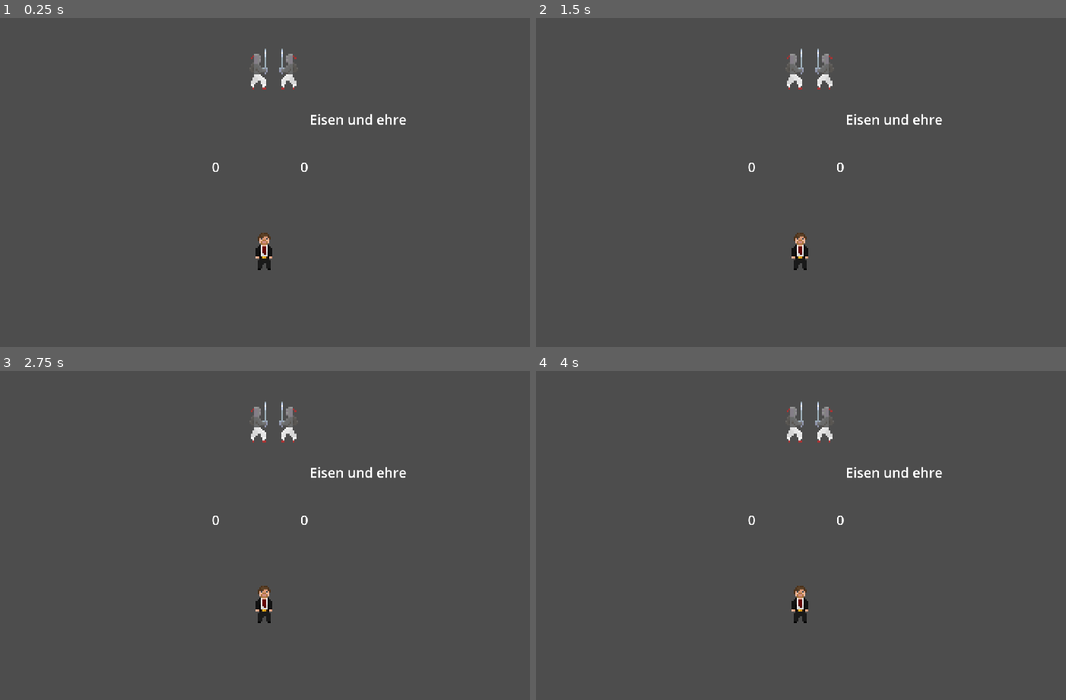
Above: before the commit, frames 1-4 (two rows, left to right).
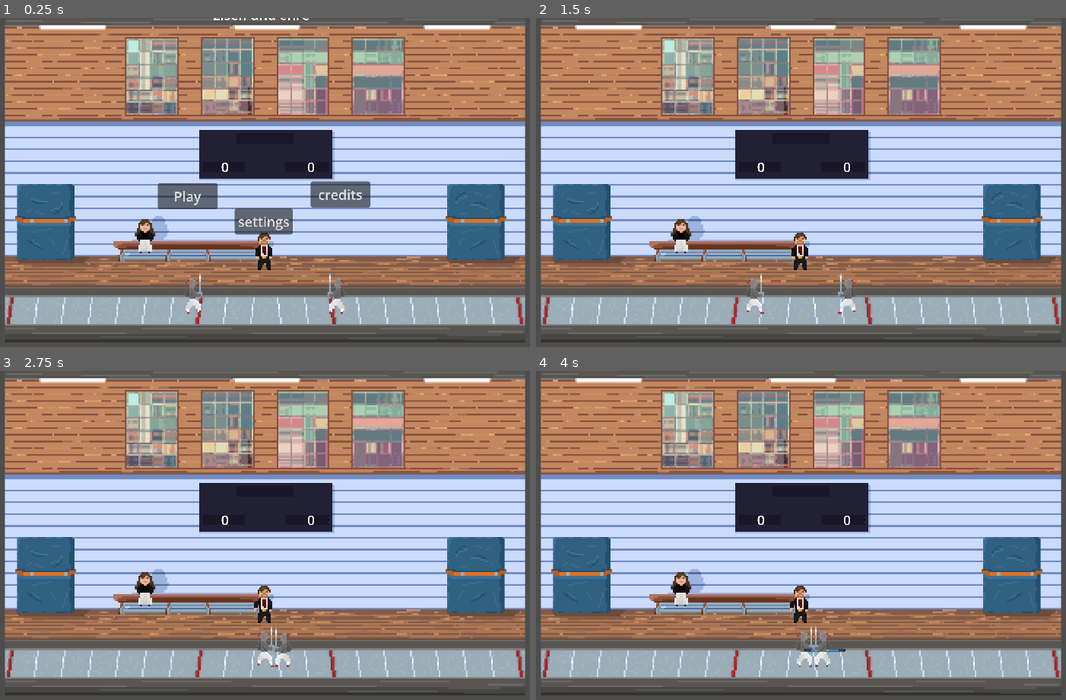
Above: after the commit, the same moments.

Repository: erikdervik/eisen-und-ehre
Game: Godot game, scene res://game.tscn
Two runs of this game, one before a commit and one after it. Both use one fixed random seed, a clock stepped at 60 frames per second and the inputs below. The engine's default icon, where the game draws it, is replaced by a stand-in: a white triangle on a blue panel in a dark square.
Inputs (mouse positions are in pixels of both pictures, inside the frame that each line leads up to):
- Up to frame 1 (0.25 s): no input
- Up to frame 2 (1.5 s): click (721, 195) at 0.5 s, where only the run after the commit has a clickable "Play"; tap Enter at 1.25 s; hold D (p1_right) from 1.28 s (still down); hold Left (p2_left) from 1.28 s (still down)
- Up to frame 3 (2.75 s): keep holding D (p1_right); release Left (p2_left) at 2.03 s; tap Right (p2_right) at 2.1 s
- Up to frame 4 (4 s): tap Space at 2.75 s; release D (p1_right) at 2.78 s; hold A (p1_left) 2.78-3.53 s; hold Left (p2_left) 2.78-3.53 s; hold D (p1_right) from 3.53 s (still down); tap Right (p2_right) at 3.6 s

The runs differ from the first frame. In frame 1, 89% of the frame differs, in the area x 0-100%, y 0-99%; in frame 2, 89%; in frame 3, 89%; in frame 4, 89%.

Commit message:
startpos, background, animation
der hintergrund wurde angepasst und die die startposition der beiden fechter sind genau auf perfekter position
animation für die parade hinzugefügt

Diff:
--- a/fechter.gd
+++ b/fechter.gd
@@ -55,7 +55,7 @@
 		hitTime = 0.0
 
 	lungeVelocity = lungeVelocity - (delta * 600+PI) if lungeVelocity != 0.0 else 0.0
-	lungeVelocity = 0.0 if lungeVelocity < -100 else lungeVelocity
+	lungeVelocity = 0.0 if lungeVelocity < -20 else lungeVelocity
 
 	velocity.x = direction * lungeVelocity if lungeVelocity != 0.0 else velocity.x
 
@@ -93,16 +93,16 @@
 			hitTime = 0.3
 			state = "LUNGE"
 			velocity = Vector2.ZERO
-			lungeVelocity = 300 + 1000 * groundPoundTime
+			lungeVelocity = 300 + 50 * groundPoundTime
 			lungeTime = 0.85
 			$AnimatedSprite2D.play("lunge")
 			emit_signal("action",player,"lunge") # loose priority after lunge is finished
 
 		if Input.is_action_just_pressed(player + "_parry") and state in CAN_PARRY and parryTime < -2:
 			state = "PARRY"
-			parryTime = 0.5
-			parriesTimer = 2.0
-			$AnimatedSprite2D.play("idle")
+			parryTime = 1
+			parriesTimer = 1.5
+			$AnimatedSprite2D.play("parade")
 
 
 
--- a/game.gd
+++ b/game.gd
@@ -29,8 +29,8 @@
 var hasHit = {"p1":false,"p2":false}
 var scores = {"p1":0,"p2":0, "simultan" : 0}
 var winner
-var startpos1 = Vector2(-200,300)
-var startpos2 = Vector2(200,300)
+var startpos1 = Vector2(-72,300)
+var startpos2 = Vector2(72,300)
 
 func _on_hit(p, parries):
 	if parries == false:
@@ -71,6 +71,8 @@
 	p2.player = "p2"
 	add_child(p2)
 	p2.action.connect(_player_action)
+	p1.position = startpos1
+	p2.position = startpos2
 
 func modifyScoreboard(win):
 	scores[win] += 1
--- a/game.tscn
+++ b/game.tscn
@@ -36,6 +36,7 @@
 [ext_resource type="AudioStream" uid="uid://gocsqvuuw7tm" path="res://assets/sounds/parry/parry-14.mp3" id="33_56gn1"]
 [ext_resource type="AudioStream" uid="uid://bfktnrya5aagh" path="res://assets/sounds/parry/parry-15.mp3" id="34_avmo2"]
 [ext_resource type="PackedScene" uid="uid://uhkw8ibv7ur7" path="res://main_ui.tscn" id="36_aa0lp"]
+[ext_resource type="Texture2D" uid="uid://dair51oc7hgui" path="res://assets/sprites/background/background.png" id="37_iu0sx"]
 
 [sub_resource type="WorldBoundaryShape2D" id="WorldBoundaryShape2D_e2o6t"]
 distance = -278.0
@@ -378,16 +379,16 @@
 shape = SubResource("WorldBoundaryShape2D_e2o6t")
 
 [node name="scoreP1" type="Label" parent="."]
-offset_left = 42.0
+offset_left = 50.0
 offset_top = 92.0
-offset_right = 82.0
+offset_right = 90.0
 offset_bottom = 115.0
 text = "0"
 
 [node name="scoreP2" type="Label" parent="."]
-offset_left = -63.0
+offset_left = -52.0
 offset_top = 92.0
-offset_right = -23.0
+offset_right = -12.0
 offset_bottom = 115.0
 text = "0"
 
@@ -410,3 +411,9 @@
 volume_db = 24.0
 
 [node name="MainUI" parent="." instance=ExtResource("36_aa0lp")]
+
+[node name="Sprite2D" type="Sprite2D" parent="."]
+z_index = -1
+position = Vector2(0, 114)
+scale = Vector2(2, 2)
+texture = ExtResource("37_iu0sx")
--- a/main_ui.tscn
+++ b/main_ui.tscn
@@ -18,35 +18,35 @@
 
 [node name="RichTextLabel" type="RichTextLabel" parent="."]
 layout_mode = 0
-offset_left = 55.0
-offset_top = 34.0
-offset_right = 184.0
-offset_bottom = 61.0
+offset_left = -60.0
+offset_top = -90.0
+offset_right = 69.0
+offset_bottom = -63.0
 text = "Eisen und ehre"
 
 [node name="play" type="Button" parent="."]
 layout_mode = 0
-offset_left = 467.0
-offset_top = 280.0
-offset_right = 538.0
-offset_bottom = 311.0
+offset_left = -125.0
+offset_top = 121.0
+offset_right = -54.0
+offset_bottom = 152.0
 text = "Play"
 
 [node name="credits" type="Button" parent="."]
 layout_mode = 0
-offset_left = 468.0
-offset_top = 354.0
-offset_right = 539.0
-offset_bottom = 385.0
+offset_left = 56.0
+offset_top = 119.0
+offset_right = 127.0
+offset_bottom = 150.0
 text = "credits
 "
 
 [node name="settings" type="Button" parent="."]
 layout_mode = 0
-offset_left = 470.0
-offset_top = 317.0
-offset_right = 539.0
-offset_bottom = 348.0
+offset_left = -34.0
+offset_top = 151.0
+offset_right = 35.0
+offset_bottom = 182.0
 text = "settings
 "
 
--- a/player.tscn
+++ b/player.tscn
@@ -324,6 +324,18 @@
 "frames": [{
 "duration": 1.0,
 "texture": SubResource("AtlasTexture_634y6")
+}, {
+"duration": 1.0,
+"texture": SubResource("AtlasTexture_efrwb")
+}, {
+"duration": 1.0,
+"texture": SubResource("AtlasTexture_efrwb")
+}, {
+"duration": 1.0,
+"texture": SubResource("AtlasTexture_efrwb")
+}, {
+"duration": 1.0,
+"texture": SubResource("AtlasTexture_efrwb")
 }, {
 "duration": 1.0,
 "texture": SubResource("AtlasTexture_efrwb")
@@ -384,5 +396,4 @@
 position = Vector2(10, -32)
 scale = Vector2(2, 2)
 sprite_frames = SubResource("SpriteFrames_q13i1")
-animation = &"hit n stand"
-frame_progress = 0.066896185
+animation = &"parade"
Not shown: 1 places in game.tscn that only renumber resources
